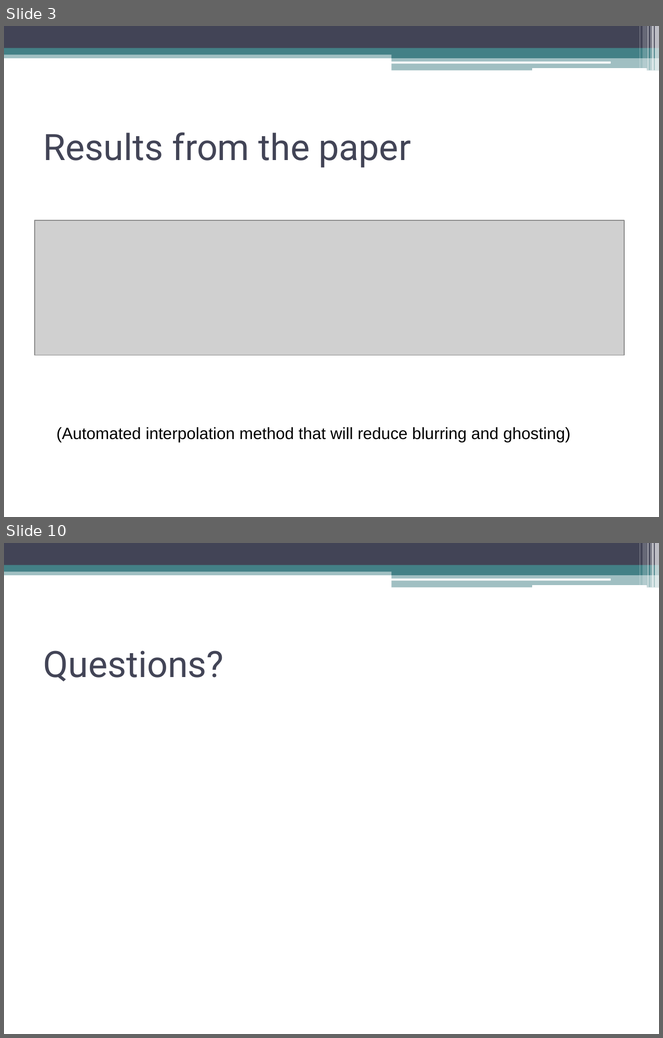
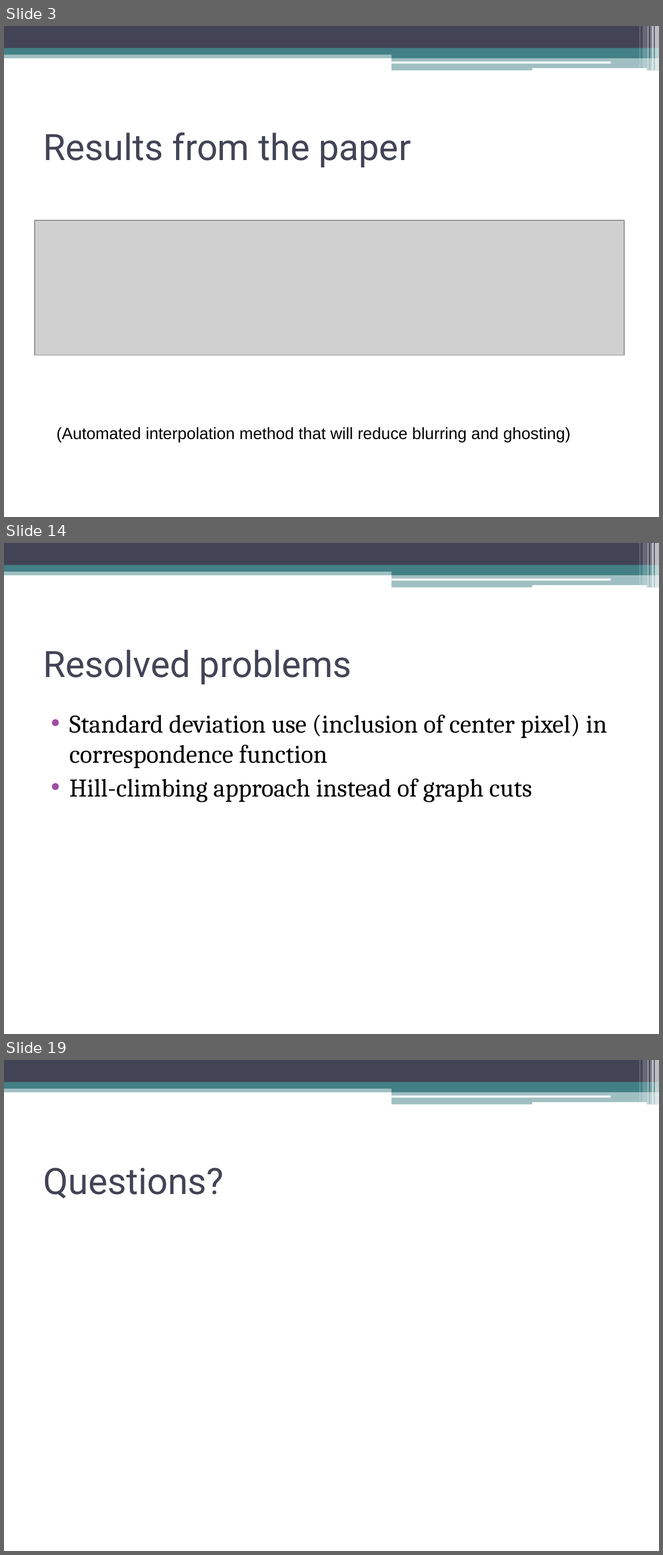
Before and after one commit to tmp0910/hmcinterpolation, a slide deck: FinalPresentation.ppt. Shown one above the other, each under a label of ours: slides 3 and 10 before the commit, slides 3, 14 and 19 after it; the slides between them are not shown. The pictures are 663x1038 and 663x1555 pixels, drawn with LibreOffice and Linux fonts; fonts in the diff are those of the drawing; grey boxes stand for pictures. Boxes give left, top, right and bottom in pixels: in the first picture for what was removed or moved away, otherwise in the second. Text is boxed around its words. In the diff, an @@ line names an element or a change of style, - is before the commit and + after.

```diff
--- a/FinalPresentation.ppt
+++ b/FinalPresentation.ppt
@@ slide 14 added at bbox=[4, 543, 659, 1034], background #FFFFFF; not listed: 13 template elements that a slide beside it also shows @@
@@ title added at bbox=[44, 650, 352, 685], 40 pt, text #424456 @@
+Resolved problems
@@ text added at bbox=[70, 715, 607, 802], 28 pt, text #000000 @@
+• Standard deviation use (inclusion of center pixel) in correspondence function
+• Hill-climbing approach instead of graph cuts
@@ what was slide 10 is now slide 19 @@
```
Also in this commit, not shown: 2 slides changed, 12 other slides added, 4 slides removed, 1 other file.
